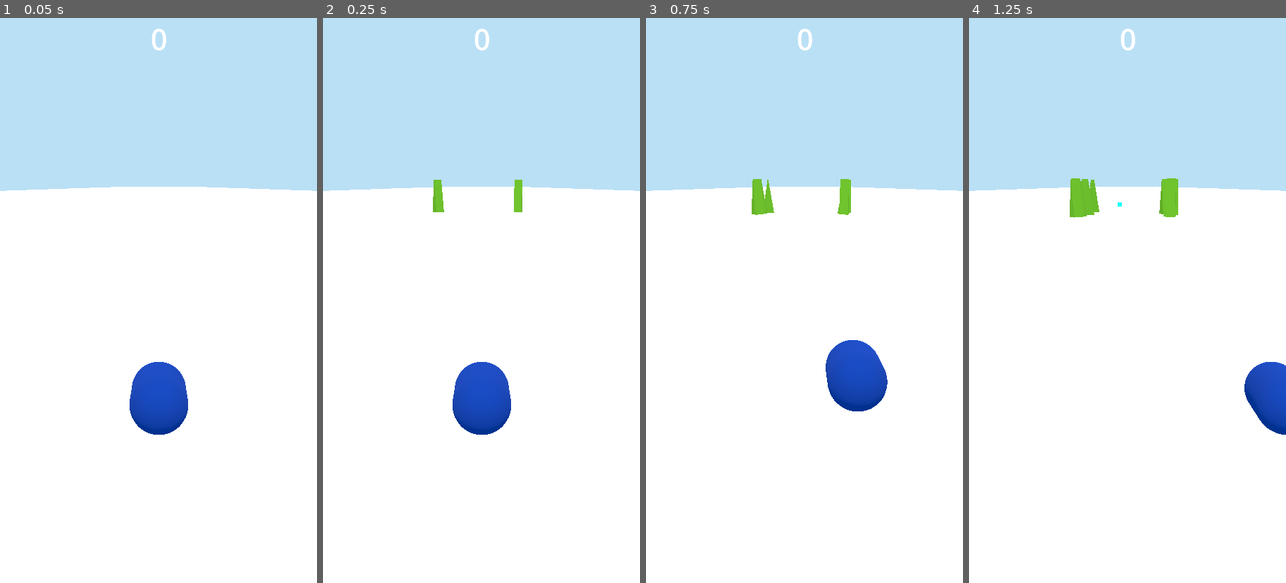
Above: before the commit, frames 1-4 (left to right).
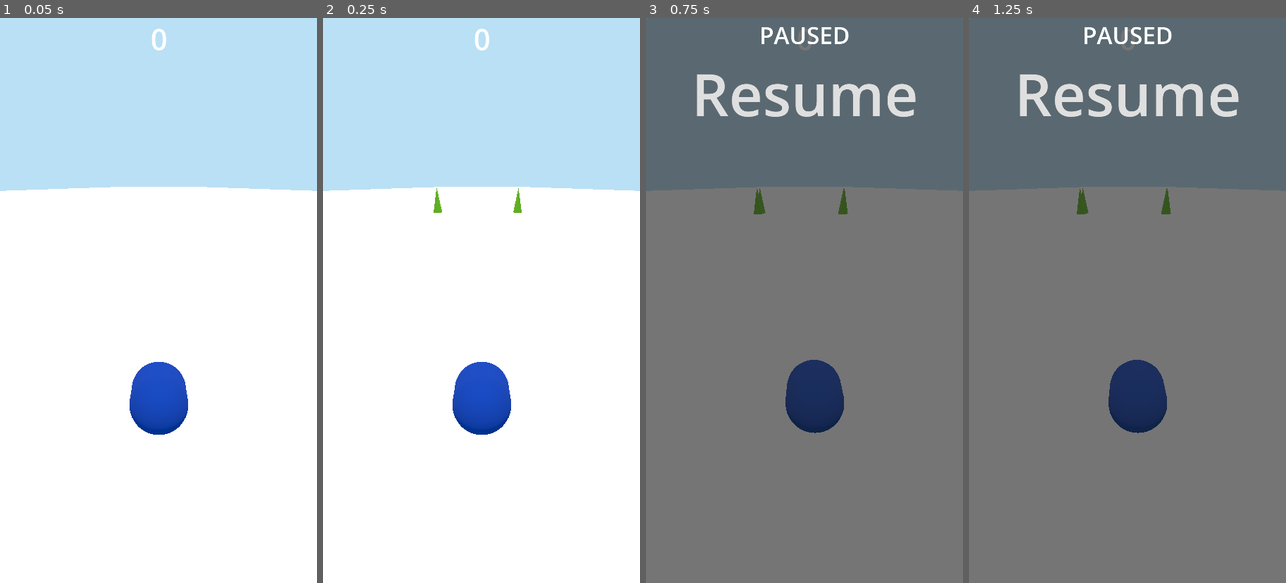
Above: after the commit, the same moments.

Repository: de86/penguin_peril
Game: Godot game, scene res://src/scenes/game.tscn
The game is run twice, just before and just after one commit, with the same random seed, the same clock (stepped at 60 frames per second) and the same inputs.
Inputs (mouse positions are in pixels of both pictures, inside the frame that each line leads up to):
- Up to frame 1 (0.05 s): no input
- Up to frame 2 (0.25 s): no input
- Up to frame 3 (0.75 s): click (937, 40) at 0.52 s
- Up to frame 4 (1.25 s): no input

Frame 1 is identical in both runs. In frame 2, 0.2% of the frame differs, in the area x 34-63%, y 28-35%; in frame 3, 100%, in the area x 0-100%, y 0-100%; in frame 4, 100%.

Commit message:
Added pause functionality and other minor improvements

Diff:
--- a/project.godot
+++ b/project.godot
@@ -24,6 +24,7 @@
 ScoreManager="*res://src/autoloads/score_manager.gd"
 SFXManager="*res://src/autoloads/sfx_manager.gd"
 MusicManager="*res://src/autoloads/music_manager.gd"
+Utils="*res://src/autoloads/utils.gd"
 
 [display]
 
--- a/src/autoloads/event_bus.gd
+++ b/src/autoloads/event_bus.gd
@@ -25,8 +25,10 @@
 # Game
 signal player_died;
 signal game_restarted;
+signal game_paused;
+signal game_unpaused;
 
 
 # Audio
 signal play_sfx_requested(sfx: AudioStream);
-signal play_bgm_requested(bgm_track_name: )
+signal play_bgm_requested(bgm_track_name: String)
--- /dev/null
+++ b/src/autoloads/utils.gd
@@ -0,0 +1,33 @@
+extends Node
+
+
+func pause_node (node: Node): _set_node_process_state(node, false);
+func unpause_node (node: Node): _set_node_process_state(node, true);
+func _set_node_process_state (node: Node, should_process: bool):
+	if node.has_method("pause") and not should_process:
+		node.pause();
+
+	if node.has_method("play") and should_process:
+		node.play();
+
+	node.set_process(should_process)
+	node.set_physics_process(should_process)
+	node.set_process_input(should_process)
+	node.set_process_internal(should_process)
+	node.set_process_unhandled_input(should_process)
+	node.set_process_unhandled_key_input(should_process)
+
+
+
+func pause_children (node: Node): _set_branch_process_state(node, false);
+func unpause_children (node: Node): _set_branch_process_state(node, true);
+func _set_children_process_mode (node: Node, should_process: bool):
+	for child_node in node.get_children():
+		_set_branch_process_state(child_node, should_process)
+
+
+func pause_branch (node: Node): _set_branch_process_state(node, false);
+func unpause_branch (node: Node): _set_branch_process_state(node, true);
+func _set_branch_process_state(node: Node, should_process: bool):
+	_set_node_process_state(node, should_process);
+	_set_children_process_mode(node, should_process);
--- a/src/scenes/course_spawner/course_spawner.gd
+++ b/src/scenes/course_spawner/course_spawner.gd
@@ -4,11 +4,9 @@
 @export var _lane_item_scene: PackedScene;
 @export var _tree_scene: PackedScene;
 
-@export_group("Obstacle Lane Item Data")
-@export var _collectable_star_lane_item_data: LaneItemData;
-
-@export_group("Collectable Lane Item `data")
-@export var _obstacle_rock_lane_item_data: LaneItemData;
+@export_group("Lane Items")
+@export var _collectable_lane_items: Array[LaneItemData];
+@export var _obstacle_lane_items: Array[LaneItemData];
 
 @onready var _spawn_timer = %SpawnTimer as Timer;
 @onready var _scenery_spawn_timer = %ScenerySpawnTimer as Timer;
@@ -19,27 +17,37 @@
 ]
 @onready var _scenery_spawn_position_left = %SceneryLaneLeft;
 @onready var _scenery_spawn_position_right = %SceneryLaneRight;
+@onready var _scenery_items_collection = %SceneryItems;
+@onready var _lane_items_collection = %LaneItems;
 
 var _scenery_spawn_offset_range = 0.3;
 var _spawn_count = 0;
 
 
 func _ready ():
+	EventBus.game_paused.connect(_on_game_paused)
+	EventBus.game_unpaused.connect(_on_game_unpaused)
+
 	_spawn_timer.timeout.connect(_spawn);
 	_scenery_spawn_timer.timeout.connect(_spawn_scenery);
 
 
+func _on_game_paused (): Utils.pause_branch(self);
+func _on_game_unpaused (): Utils.unpause_branch(self);
+
+
 func _spawn ():
 	if _spawn_count > 0 and _spawn_count % 3 == 0:
-		_spawn_lane_item(_collectable_star_lane_item_data);
+		_spawn_lane_item(_collectable_lane_items.pick_random());
+	else:
+		_spawn_lane_item(_obstacle_lane_items.pick_random());
 
-	_spawn_lane_item(_obstacle_rock_lane_item_data);
 	_spawn_count += 1;
 
 
 func _spawn_lane_item (lane_item_data: LaneItemData):
 	var lane_item = _lane_item_scene.instantiate().with_data(lane_item_data) as LaneItem;
-	add_child(lane_item);
+	_lane_items_collection.add_child(lane_item);
 	var lane = _obastacle_spawn_positions.pick_random();
 	lane_item.global_position = Vector3(lane.position.x, position.y, position.z);
 	lane_item.global_rotation = Vector3.ZERO;
@@ -52,8 +60,6 @@
 
 func _spawn_in_scenic_lane (scene: PackedScene, lane: Marker3D):
 	var obstacle = scene.instantiate() as Node3D;
-	add_child(obstacle);
+	_scenery_items_collection.add_child(obstacle);
 	var offset = randf_range(-_scenery_spawn_offset_range, _scenery_spawn_offset_range);
 	obstacle.global_position = Vector3(lane.position.x + offset, position.y, position.z);
-	var rotation_offset = randi_range(0, 180);
-	obstacle.global_rotation = Vector3(0, rotation_offset, 0);
--- a/src/scenes/course_spawner/course_spawner.tscn
+++ b/src/scenes/course_spawner/course_spawner.tscn
@@ -1,10 +1,8 @@
-[gd_scene load_steps=8 format=3 uid="uid://vrkoo1kjw32j"]
+[gd_scene load_steps=6 format=3 uid="uid://vrkoo1kjw32j"]
 
 [ext_resource type="Script" path="res://src/scenes/course_spawner/course_spawner.gd" id="1_r4bbu"]
 [ext_resource type="PackedScene" uid="uid://ccpvs5buv5s5b" path="res://src/scenes/lane_item/lane_item.tscn" id="2_cednl"]
 [ext_resource type="PackedScene" uid="uid://dsgxdyel8yp2c" path="res://src/scenes/tree_scenery/tree_scenery.tscn" id="3_gd880"]
-[ext_resource type="Resource" uid="uid://dj1j1lpx1a0tn" path="res://src/scenes/lane_item/data/collectable_star_lane_item_data.tres" id="4_0ot55"]
-[ext_resource type="Resource" uid="uid://d3yjhp6y10kt" path="res://src/scenes/lane_item/data/obstacle_rock_lane_item_data.tres" id="5_qx3e0"]
 
 [sub_resource type="StandardMaterial3D" id="StandardMaterial3D_p8dot"]
 albedo_color = Color(0.894118, 0.101961, 1, 1)
@@ -16,8 +14,6 @@
 script = ExtResource("1_r4bbu")
 _lane_item_scene = ExtResource("2_cednl")
 _tree_scene = ExtResource("3_gd880")
-_collectable_star_lane_item_data = ExtResource("4_0ot55")
-_obstacle_rock_lane_item_data = ExtResource("5_qx3e0")
 
 [node name="MeshInstance3D" type="MeshInstance3D" parent="."]
 visible = false
@@ -57,3 +53,9 @@
 [node name="SceneryLaneRight" type="Marker3D" parent="SpawnLanes"]
 unique_name_in_owner = true
 transform = Transform3D(1, 0, 0, 0, 1, 0, 0, 0, 1, 2.5, 0, 0)
+
+[node name="SceneryItems" type="Node3D" parent="."]
+unique_name_in_owner = true
+
+[node name="LaneItems" type="Node3D" parent="."]
+unique_name_in_owner = true
--- /dev/null
+++ b/src/scenes/lane_item/data/obstacle_ice_hole_lane_item_data.tres
@@ -0,0 +1,19 @@
+[gd_resource type="Resource" script_class="LaneItemData" load_steps=5 format=3 uid="uid://73x5sqjdqxn7"]
+
+[ext_resource type="Resource" uid="uid://cpsyyhjffos42" path="res://src/scenes/lane_item/actions/obstacle_collides_with_player.tres" id="1_ef4jn"]
+[ext_resource type="Script" path="res://src/scenes/lane_item/resource_defs/lane_item_data.gd" id="1_mh8ur"]
+
+[sub_resource type="StandardMaterial3D" id="StandardMaterial3D_jxvxf"]
+albedo_color = Color(0.109804, 0.52549, 1, 1)
+
+[sub_resource type="BoxMesh" id="BoxMesh_0g2hq"]
+material = SubResource("StandardMaterial3D_jxvxf")
+size = Vector3(0.5, 0.1, 0.5)
+
+[resource]
+script = ExtResource("1_mh8ur")
+speed = 5.0
+mesh = SubResource("BoxMesh_0g2hq")
+on_collide_with_player_behaviour = ExtResource("1_ef4jn")
+is_collectible = false
+score = 0
--- /dev/null
+++ b/src/scenes/lane_item/data/obstacle_seal_lane_item_data.tres
@@ -0,0 +1,20 @@
+[gd_resource type="Resource" script_class="LaneItemData" load_steps=5 format=3 uid="uid://b51cok7ddmivv"]
+
+[ext_resource type="Resource" uid="uid://cpsyyhjffos42" path="res://src/scenes/lane_item/actions/obstacle_collides_with_player.tres" id="1_pp1ev"]
+[ext_resource type="Script" path="res://src/scenes/lane_item/resource_defs/lane_item_data.gd" id="2_w31j5"]
+
+[sub_resource type="StandardMaterial3D" id="StandardMaterial3D_d4w7i"]
+albedo_color = Color(0.760784, 0.4, 0.0627451, 1)
+
+[sub_resource type="CapsuleMesh" id="CapsuleMesh_78k2p"]
+material = SubResource("StandardMaterial3D_d4w7i")
+radius = 0.25
+height = 1.0
+
+[resource]
+script = ExtResource("2_w31j5")
+speed = 5.0
+mesh = SubResource("CapsuleMesh_78k2p")
+on_collide_with_player_behaviour = ExtResource("1_pp1ev")
+is_collectible = false
+score = 0
--- a/src/scenes/player/player.tscn
+++ b/src/scenes/player/player.tscn
@@ -1,6 +1,7 @@
-[gd_scene load_steps=9 format=3 uid="uid://c2vt0koyqrcjm"]
+[gd_scene load_steps=10 format=3 uid="uid://c2vt0koyqrcjm"]
 
 [ext_resource type="Script" path="res://src/scenes/player/player_controller.gd" id="1_ytv44"]
+[ext_resource type="AudioStream" uid="uid://bqsr2itjf748j" path="res://src/assets/audio/sfx/player/player_jump.wav" id="2_wqn4h"]
 
 [sub_resource type="StandardMaterial3D" id="StandardMaterial3D_hj7hh"]
 albedo_color = Color(0, 0.196, 0.56, 1)
@@ -126,6 +127,7 @@
 
 [node name="Player" type="Node3D"]
 script = ExtResource("1_ytv44")
+_sfx_player_jump = ExtResource("2_wqn4h")
 
 [node name="ModelMesh" type="MeshInstance3D" parent="."]
 transform = Transform3D(1, 0, 0, 0, 0.0555576, -0.998455, 0, 0.998455, 0.0555576, 0, 0.187021, 0)
--- a/src/scenes/player/player_controller.gd
+++ b/src/scenes/player/player_controller.gd
@@ -6,9 +6,9 @@
 @export var _acceleration  := 0.01;
 @export var _deceleration  := 0.05;
 @export var _max_speed := 3.0;
+@export var _sfx_player_jump: AudioStream;
 
 @onready var _animations = %AnimationPlayer as AnimationPlayer;
-@onready var _sfx_player_jump = preload("res://src/assets/audio/sfx/player/player_jump.wav");
 
 var _target_x_position: float;
 var _is_alive := true;
@@ -20,9 +20,19 @@
 
 func _ready ():
 	_start_position = Vector3(0, 0, -2);
-	EventBus.player_attempted_move_to.connect(_on_player_attempted_move_to)
-	EventBus.player_attempted_jump.connect(_on_player_attempted_jump)
-	EventBus.game_restarted.connect(_on_game_restarted)
+	EventBus.player_attempted_move_to.connect(_on_player_attempted_move_to);
+	EventBus.player_attempted_jump.connect(_on_player_attempted_jump);
+	EventBus.game_restarted.connect(_on_game_restarted);
+	EventBus.game_paused.connect(_on_game_paused);
+	EventBus.game_unpaused.connect(_on_game_unpaused);
+
+
+func _on_game_paused ():
+	Utils.pause_branch(self);
+
+
+func _on_game_unpaused ():
+	Utils.unpause_branch(self);
 
 
 func _physics_process (delta):
--- a/src/scenes/tree_scenery/tree_scenery.tscn
+++ b/src/scenes/tree_scenery/tree_scenery.tscn
@@ -15,6 +15,7 @@
 script = ExtResource("1_lymi5")
 
 [node name="MeshInstance3D" type="MeshInstance3D" parent="."]
+transform = Transform3D(1, 0, 0, 0, 0.939693, -0.34202, 0, 0.34202, 0.939693, 0, 0, 0)
 mesh = SubResource("PrismMesh_te3nm")
 
 [node name="Area3D" type="Area3D" parent="."]
--- /dev/null
+++ b/src/scenes/ui/PauseButton.gd
@@ -0,0 +1,5 @@
+extends Button
+
+
+func _on_pressed():
+	EventBus.game_paused.emit();
--- /dev/null
+++ b/src/scenes/ui/resume_button.gd
@@ -0,0 +1,7 @@
+extends Button
+
+
+
+func _on_pressed():
+	print("unpase pressed")
+	EventBus.game_unpaused.emit();
--- a/src/scenes/ui/ui.tscn
+++ b/src/scenes/ui/ui.tscn
@@ -1,8 +1,11 @@
-[gd_scene load_steps=4 format=3 uid="uid://sv6kacqvrxll"]
+[gd_scene load_steps=7 format=3 uid="uid://sv6kacqvrxll"]
 
 [ext_resource type="Script" path="res://src/scenes/ui/ui_controller.gd" id="1_03lmo"]
 [ext_resource type="PackedScene" uid="uid://cubvlww6blhs3" path="res://src/scenes/ui/score/score.tscn" id="1_ijvy0"]
 [ext_resource type="PackedScene" uid="uid://bd2bxy2dv4xoc" path="res://src/scenes/ui/restart/restart.tscn" id="2_wamp4"]
+[ext_resource type="Script" path="res://src/scenes/ui/PauseButton.gd" id="4_fjvul"]
+[ext_resource type="Texture2D" uid="uid://d4dy0f36ge6v0" path="res://src/assets/2d/icons/g8.png" id="4_slehx"]
+[ext_resource type="Script" path="res://src/scenes/ui/resume_button.gd" id="6_77eur"]
 
 [node name="UI" type="Control"]
 layout_mode = 3
@@ -24,6 +27,59 @@
 [node name="Score" parent="HUD" instance=ExtResource("1_ijvy0")]
 layout_mode = 1
 
+[node name="PauseButton" type="Button" parent="HUD"]
+layout_mode = 1
+anchors_preset = 1
+anchor_left = 1.0
+anchor_right = 1.0
+offset_left = -143.0
+offset_top = 32.0
+offset_right = -35.0
+offset_bottom = 140.0
+grow_horizontal = 0
+icon = ExtResource("4_slehx")
+flat = true
+script = ExtResource("4_fjvul")
+
 [node name="Restart" parent="." instance=ExtResource("2_wamp4")]
 visible = false
 layout_mode = 1
+
+[node name="Pause" type="Control" parent="."]
+visible = false
+layout_mode = 1
+anchors_preset = 15
+anchor_right = 1.0
+anchor_bottom = 1.0
+grow_horizontal = 2
+grow_vertical = 2
+
+[node name="PanelContainer" type="PanelContainer" parent="Pause"]
+layout_mode = 1
+anchors_preset = 15
+anchor_right = 1.0
+anchor_bottom = 1.0
+grow_horizontal = 2
+grow_vertical = 2
+
+[node name="VBoxContainer" type="VBoxContainer" parent="Pause/PanelContainer"]
+layout_mode = 2
+
+[node name="Label" type="Label" parent="Pause/PanelContainer/VBoxContainer"]
+layout_mode = 2
+theme_override_font_sizes/font_size = 80
+text = "PAUSED"
+horizontal_alignment = 1
+vertical_alignment = 1
+
+[node name="Button" type="Button" parent="Pause/PanelContainer/VBoxContainer"]
+layout_mode = 2
+size_flags_horizontal = 4
+size_flags_vertical = 4
+theme_override_font_sizes/font_size = 200
+text = "Resume"
+flat = true
+script = ExtResource("6_77eur")
+
+[connection signal="pressed" from="HUD/PauseButton" to="HUD/PauseButton" method="_on_pressed"]
+[connection signal="pressed" from="Pause/PanelContainer/VBoxContainer/Button" to="Pause/PanelContainer/VBoxContainer/Button" method="_on_pressed"]
--- a/src/scenes/ui/ui_controller.gd
+++ b/src/scenes/ui/ui_controller.gd
@@ -3,6 +3,7 @@
 
 @onready var _hud = $HUD as Control;
 @onready var _restart = $Restart as Control;
+@onready var _pause = $Pause as Control;
 @onready var _uis = [
 	_hud,
 	_restart
@@ -12,6 +13,8 @@
 func _ready ():
 	EventBus.player_died.connect(_on_player_died);
 	EventBus.game_restarted.connect(_on_game_restart);
+	EventBus.game_paused.connect(_on_game_paused);
+	EventBus.game_unpaused.connect(_on_game_unpaused);
 
 
 func _on_player_died ():
@@ -24,6 +27,19 @@
 	_hud.visible = true;
 
 
+func _on_game_paused ():
+	_hide_all_uis();
+	_hud.visible = true;
+	_pause.visible = true;
+
+
+func _on_game_unpaused ():
+	print("hiding pause menu")
+	_hide_all_uis();
+	_pause.visible = false;
+	_hud.visible = true;
+
+
 func _hide_all_uis ():
 	for ui in _uis:
 		ui.visible = false;
--- a/src/scenes/world.tscn
+++ b/src/scenes/world.tscn
@@ -1,10 +1,14 @@
-[gd_scene load_steps=10 format=3 uid="uid://dlg4unh2xsxf3"]
+[gd_scene load_steps=14 format=3 uid="uid://dlg4unh2xsxf3"]
 
 [ext_resource type="Script" path="res://src/scenes/world.gd" id="1_44ts0"]
 [ext_resource type="Script" path="res://src/scripts/broadcast_camera.gd" id="1_jy0rp"]
+[ext_resource type="Resource" uid="uid://b51cok7ddmivv" path="res://src/scenes/lane_item/data/obstacle_seal_lane_item_data.tres" id="3_grvk1"]
+[ext_resource type="Resource" uid="uid://dj1j1lpx1a0tn" path="res://src/scenes/lane_item/data/collectable_star_lane_item_data.tres" id="3_w15a3"]
+[ext_resource type="Resource" uid="uid://d3yjhp6y10kt" path="res://src/scenes/lane_item/data/obstacle_rock_lane_item_data.tres" id="4_msp55"]
 [ext_resource type="PackedScene" uid="uid://vrkoo1kjw32j" path="res://src/scenes/course_spawner/course_spawner.tscn" id="4_ph5sa"]
 [ext_resource type="PackedScene" uid="uid://guikl03kpdp8" path="res://src/scenes/gutter/gutter.tscn" id="5_uq3jh"]
 [ext_resource type="PackedScene" uid="uid://c2vt0koyqrcjm" path="res://src/scenes/player/player.tscn" id="5_xerma"]
+[ext_resource type="Resource" uid="uid://73x5sqjdqxn7" path="res://src/scenes/lane_item/data/obstacle_ice_hole_lane_item_data.tres" id="6_qwme5"]
 
 [sub_resource type="Environment" id="Environment_o88eo"]
 background_mode = 1
@@ -35,7 +39,9 @@
 transform = Transform3D(1, 0, 0, 0, 0.5, 0.866025, 0, -0.866025, 0.5, 0, 64, -86)
 
 [node name="CourseSpawner" parent="." instance=ExtResource("4_ph5sa")]
-transform = Transform3D(1, 0, 0, 0, 1, 0, 0, 0, 1, 0, 0.5, -30.4216)
+transform = Transform3D(1, 0, 0, 0, 1, 0, 0, 0, 1, 0, 0, -30)
+_collectable_lane_items = Array[Resource("res://src/scenes/lane_item/resource_defs/lane_item_data.gd")]([ExtResource("3_w15a3")])
+_obstacle_lane_items = Array[Resource("res://src/scenes/lane_item/resource_defs/lane_item_data.gd")]([ExtResource("4_msp55"), ExtResource("3_grvk1"), ExtResource("6_qwme5")])
 
 [node name="Ground" type="Node3D" parent="."]
 transform = Transform3D(1, 0, 0, 0, 1, 0, 0, 0, 1, 0, 0, -300)
@@ -53,4 +59,3 @@
 
 [node name="Player" parent="." instance=ExtResource("5_xerma")]
 transform = Transform3D(1, 0, 0, 0, 1, 0, 0, 0, 1, 0, 0, -2)
-_move_speed = 3
